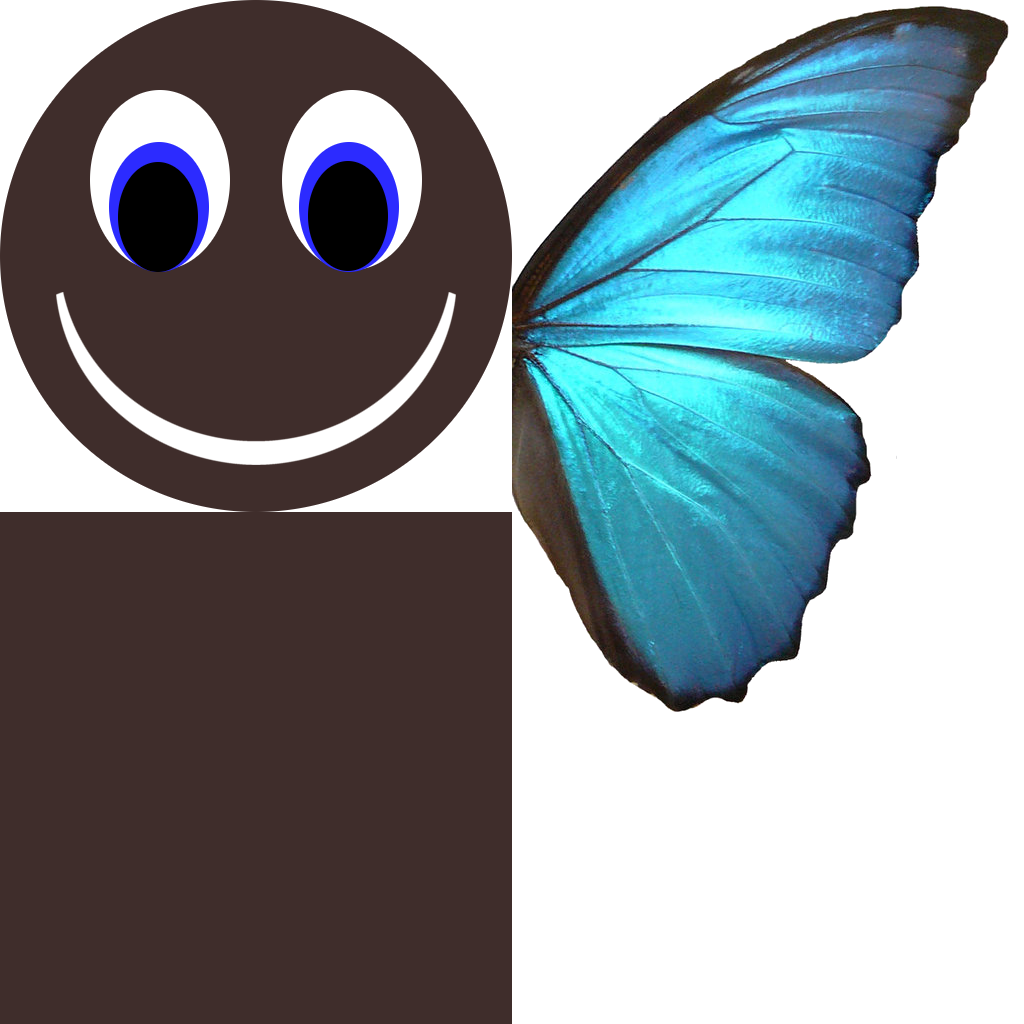
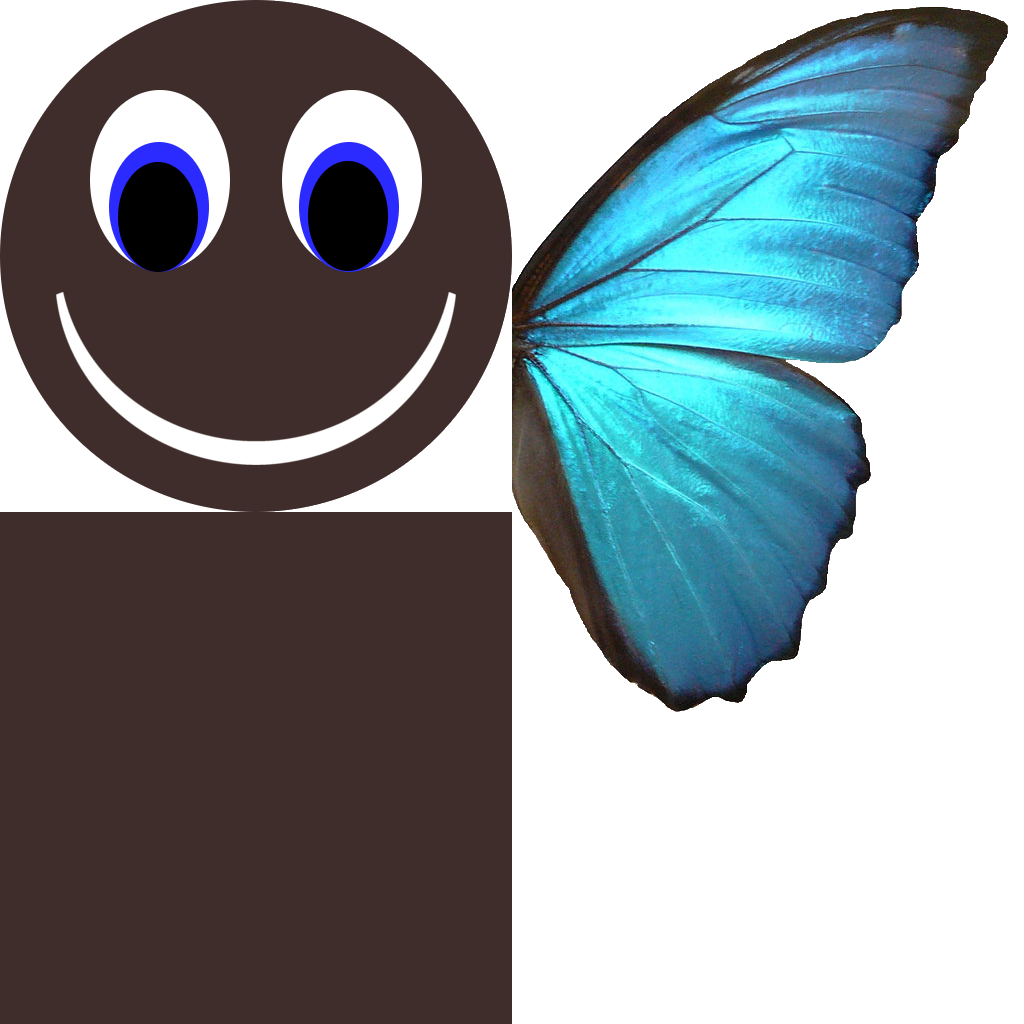
The second (1024, 1024) image is a revision of the first. Changes to its layers:
painted on "Hintergrund" over [275, 0, 1009, 712]
